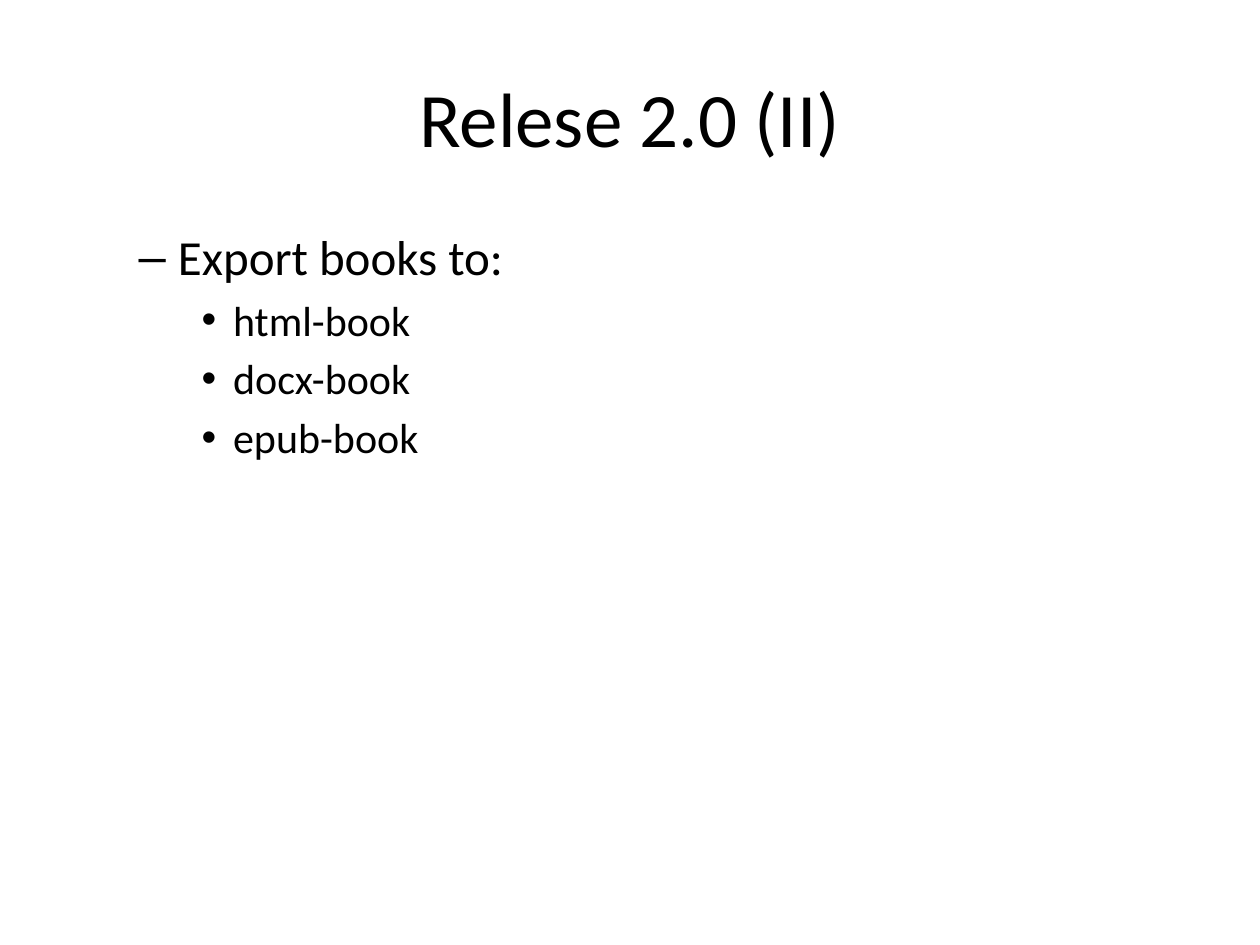
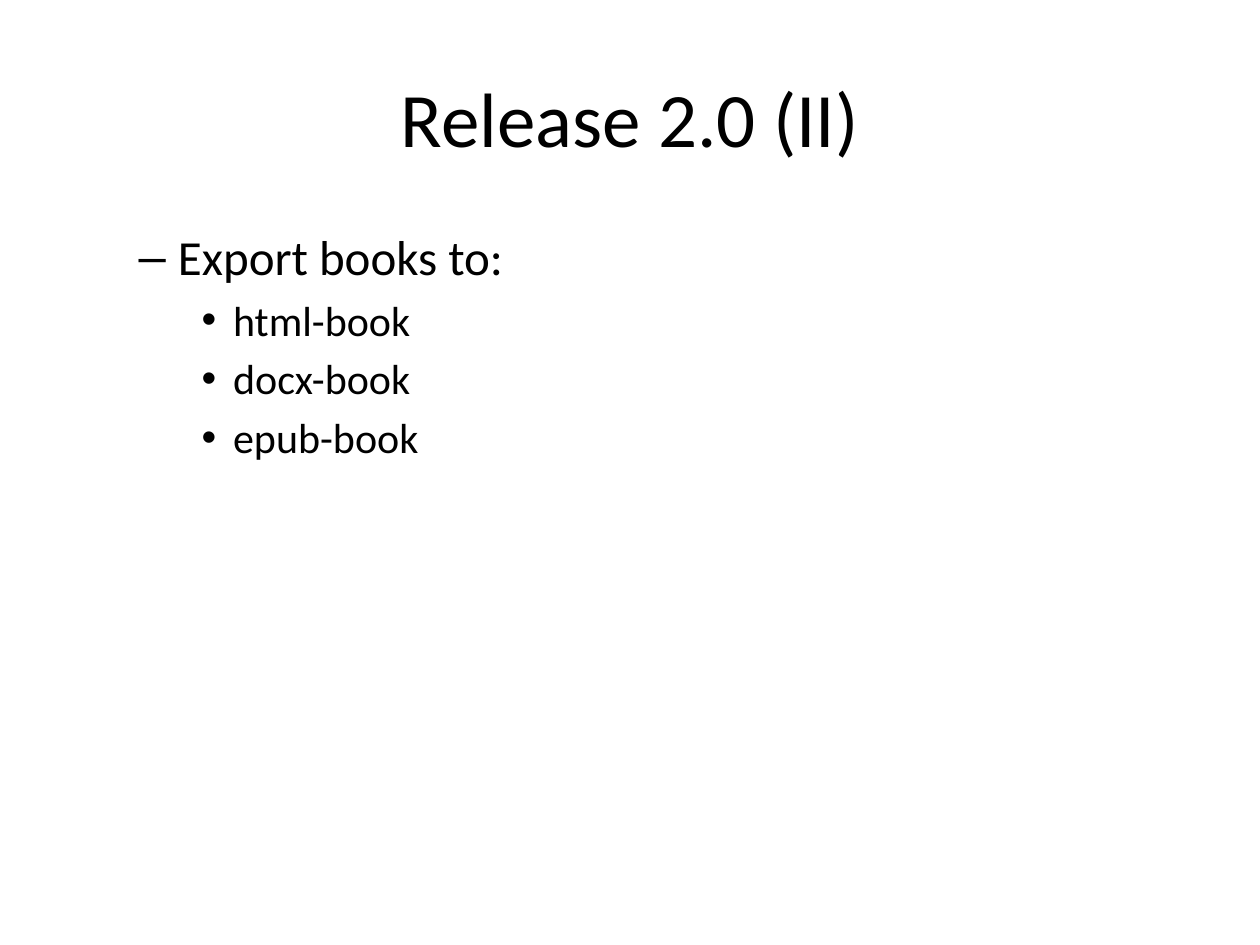
Before and after one commit to asanzdiego/markdownslides, a slide deck: slide 37 of doc/export/readme-slides-plus.pptx. Drawn at 1260x945 pixels with LibreOffice and Linux fonts; fonts in the diff are those of the drawing. Boxes give left, top, right and bottom in pixels: in the first picture for what was removed or moved away, otherwise in the second. Text is boxed around its words. In the diff, an @@ line names an element or a change of style, - is before the commit and + after.

```diff
--- a/doc/export/readme-slides-plus.pptx
+++ b/doc/export/readme-slides-plus.pptx
@@ title at <box>401,91,858,158</box>: text changed @@
-Relese 2.0 (II)
+Release 2.0 (II)
```
Also in this commit, not shown: 11 other slides changed, 24 other files.
